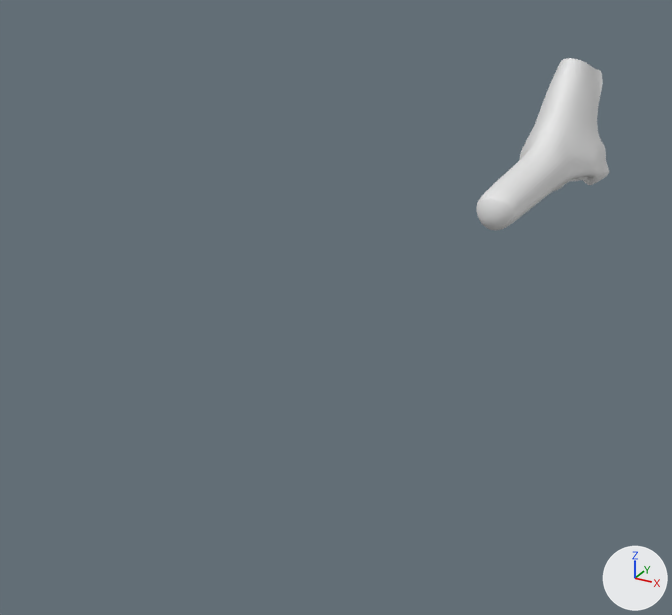
What one commit did to the OBJ model Samples/FaceDetector/models/009.obj.
Both versions are drawn from a camera (50 mm lens) standing at (0.105, -0.4, 0.063) and looking at (-0.019, -0.175, -0.049). Every picture has the same lights, and +X, +Y and +Z are marked at lower right. Where no turn or scale is listed for an object, it has been applied to the vertices.

The first picture shows '009'.
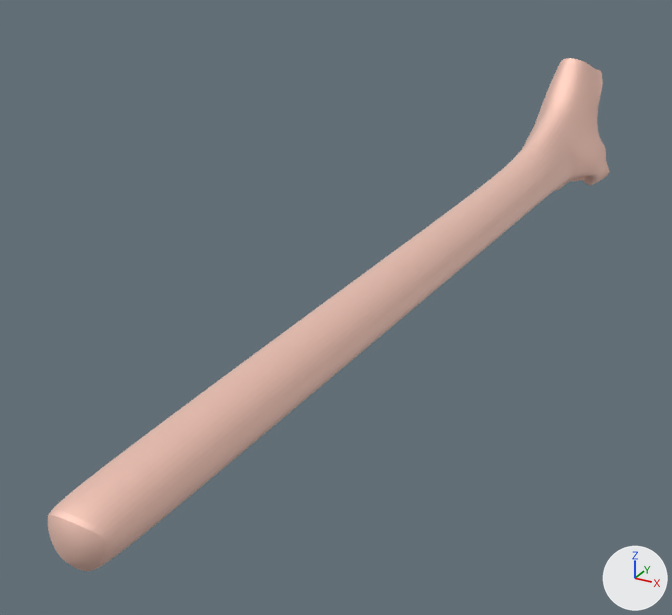
Changed parts and their boxes (x1, y1, x2, y2) in the pictures (672 x 615 px; the box of a moved part takes in the faces that stretch with it):
'009', recoloured, reshaped (grey to beige, 319% wider, 197% taller): before (476, 58, 609, 230); after (48, 58, 609, 571)
part 1 of me_009, moved or reshaped: before (476, 88, 587, 230); after (48, 88, 587, 571)

The change in detail:
Material 'Material_1' (mat_material_1) is new.
Its base color is (0.99, 0.73, 0.643) (beige #feded2).
Its metallic is 1.0.
Its roughness is 0.776.
me_009 is used by ob_009; location (0.0, 0.0, 0.0).
me_009 had 3361 vertices, 3280 faces and spanned x -0.0185..0.0199, y -0.0967..0.0039, z -0.0504..0.0033.
me_009 now has 3361 vertices, 3280 faces and spans x -0.0185..0.0199, y -0.3082..0.0039, z -0.0504..0.0033.
me_009 part 1: 1580 of 3361 vertices moved; they spanned x -0.011..0.0127, y -0.0967..-0.0163, z -0.0467..-0.0095 and now span x -0.011..0.0127, y -0.3082..-0.0164, z -0.0467..-0.0094; mean shift (0.0, -0.1052, 0.0004); largest move (0.0002, -0.0944, -0.0452) -> (0.0002, -0.3059, -0.0452).
me_009 now uses material mat_material_1 (beige #feded2).
